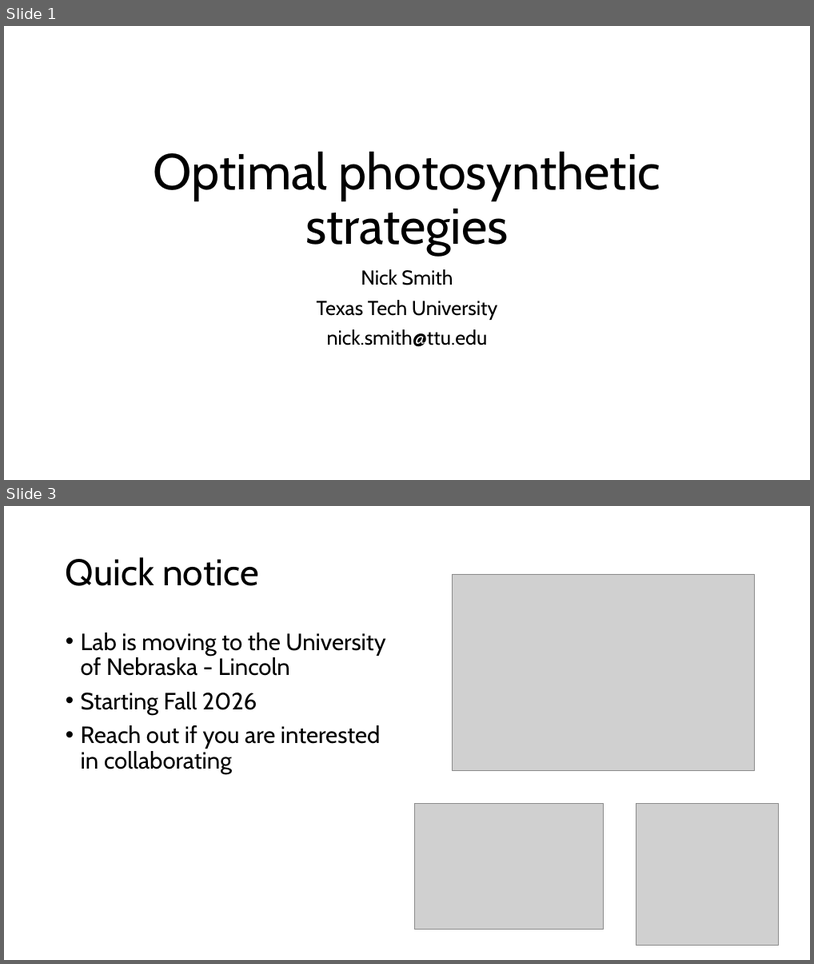
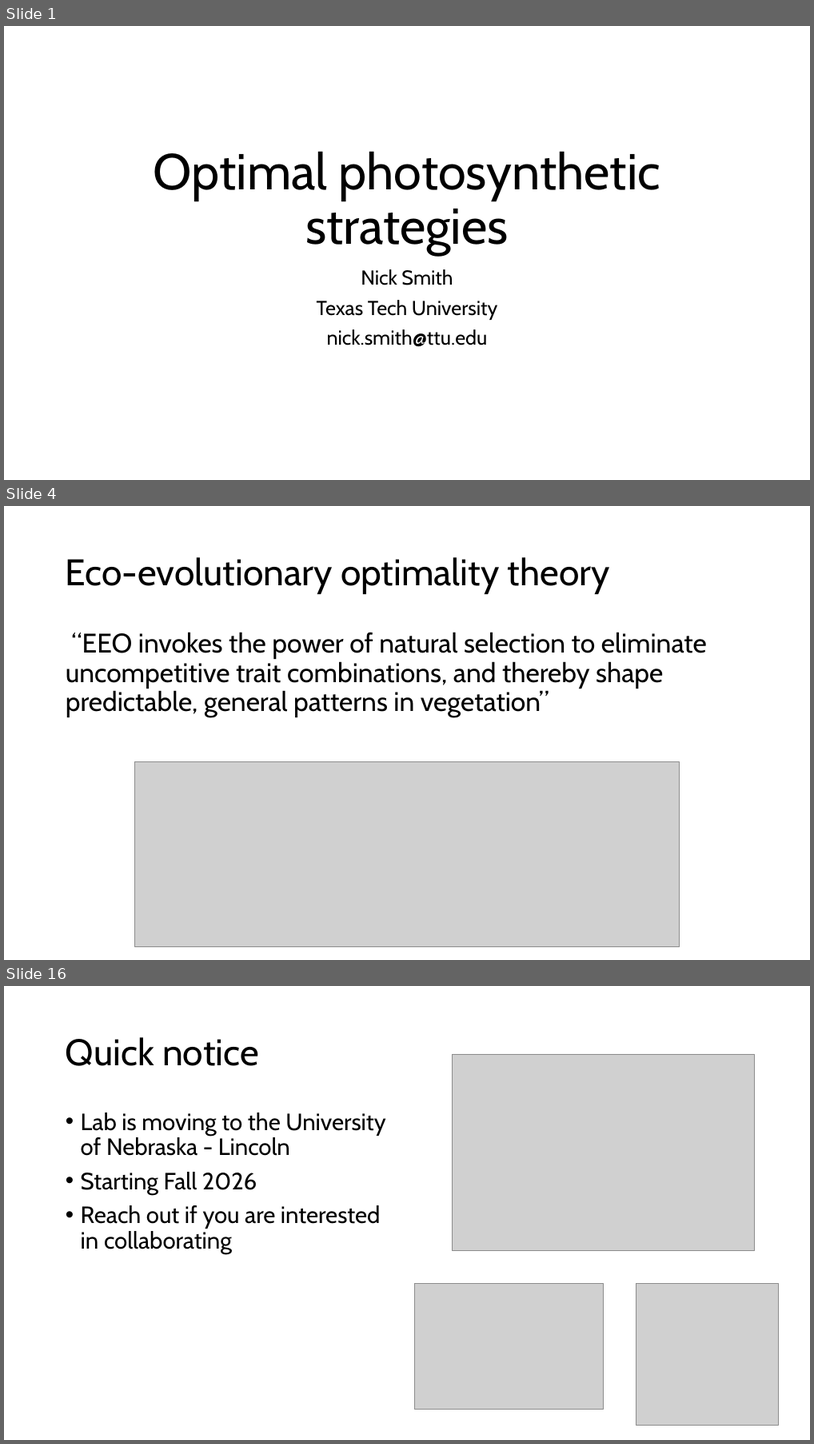
Before and after one commit to SmithEcophysLab/egu_2026, a slide deck: src/egu2026_optphoto_smith.pptx. Shown one above the other, each under a label of ours: slides 1 and 3 before the commit, slides 1, 4 and 16 after it; the slides between them are not shown. The pictures are 814x964 and 814x1444 pixels, drawn with LibreOffice and Linux fonts; fonts in the diff are those of the drawing; grey boxes stand for pictures. Boxes give left, top, right and bottom in pixels: in the first picture for what was removed or moved away, otherwise in the second. Text is boxed around its words. In the diff, an @@ line names an element or a change of style, - is before the commit and + after.

```diff
--- a/src/egu2026_optphoto_smith.pptx
+++ b/src/egu2026_optphoto_smith.pptx
@@ slide 4 added at [4,506,810,960], background #FFFFFF @@
@@ title added at [66,557,610,594], 44 pt, text #000000 @@
+Eco-evolutionary optimality theory
@@ text added at [66,632,707,717], 32 pt, text #000000 @@
+“EEO invokes the power of natural selection to eliminate uncompetitive trait combinations, and thereby shape predictable, general patterns in vegetation”
@@ picture added at [134,762,680,947] @@
@@ what was slide 3 is now slide 16 @@
```
Also in this commit, not shown: 13 other slides added, 1 slide removed, 1 other file.
